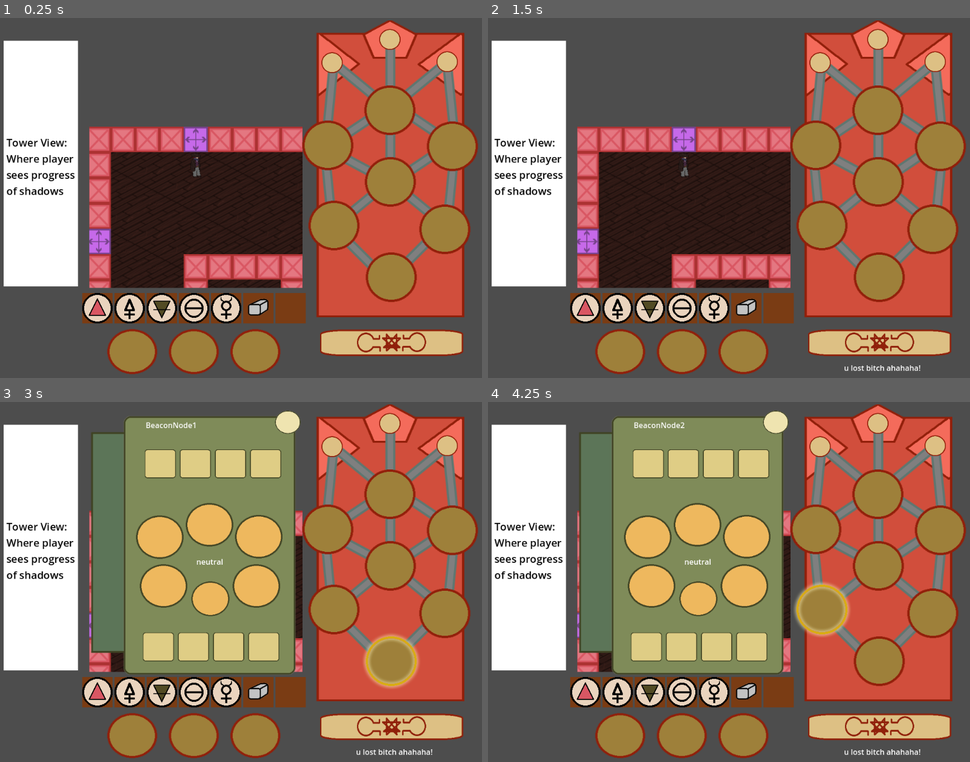
Above: before the commit, frames 1-4 (two rows, left to right).
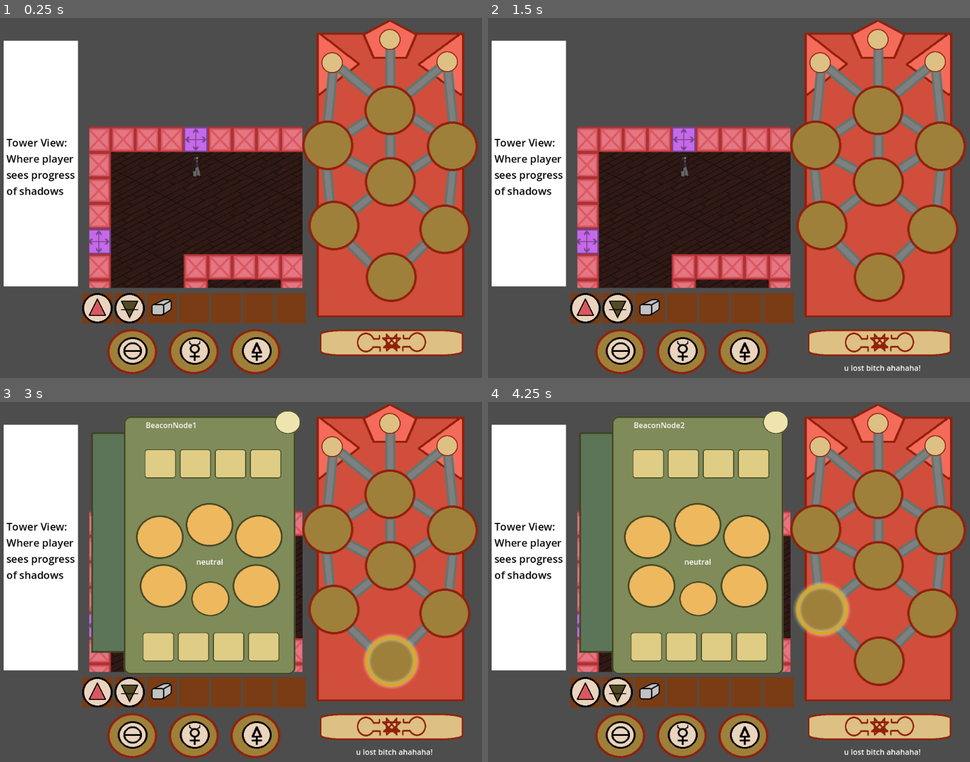
Above: after the commit, the same moments.

Repository: mccajd/Quintessential
Game: Godot game, scene res://Levels/beacon_puzzle_main.tscn
Two runs of this game, one before a commit and one after it. Both use one fixed random seed, a clock stepped at 60 frames per second and the inputs below. The engine's default icon, where the game draws it, is replaced by a stand-in: a white triangle on a blue panel in a dark square.
Inputs (mouse positions are in pixels of both pictures, inside the frame that each line leads up to):
- Up to frame 1 (0.25 s): no input
- Up to frame 2 (1.5 s): click (878, 342) at 0.5 s; click (878, 342) at 1.25 s
- Up to frame 3 (3 s): click (390, 726) at 2 s; tap Enter at 2.75 s; move the mouse to (390, 661) at 2.77 s; press the mouse at (390, 661) at 2.78 s
- Up to frame 4 (4.25 s): tap Space at 3.5 s; move the mouse to (820, 607) at 3.52 s; release the mouse at (820, 607) at 3.53 s; click (820, 607) at 3.6 s

The runs differ from the first frame. In frame 1, 2.7% of the frame differs, in the area x 24-57%, y 76-97%; in frame 2, 2.7%; in frame 3, 2.7%; in frame 4, 2.7%.

Commit message:
draggable primes

Diff:
--- a/Levels/beacon_puzzle_main.tscn
+++ b/Levels/beacon_puzzle_main.tscn
@@ -287,20 +287,43 @@
 [node name="ThreePrimesContainer" type="HBoxContainer" parent="MockUI"]
 offset_left = 223.0
 offset_top = 647.0
+offset_right = 622.0
+offset_bottom = 769.0
+scale = Vector2(0.977618, 0.902249)
+
+[node name="SaltContainer" type="CenterContainer" parent="MockUI/ThreePrimesContainer"]
+layout_mode = 2
+size_flags_horizontal = 3
+
+[node name="QuicksilverContainer" type="CenterContainer" parent="MockUI/ThreePrimesContainer"]
+layout_mode = 2
+size_flags_horizontal = 3
+
+[node name="SulfurContainer" type="CenterContainer" parent="MockUI/ThreePrimesContainer"]
+layout_mode = 2
+size_flags_horizontal = 3
+
+[node name="ThreePrimesContainerBackdrop" type="HBoxContainer" parent="MockUI"]
+offset_left = 223.0
+offset_top = 647.0
 offset_right = 618.0
 offset_bottom = 769.0
 scale = Vector2(0.977618, 0.902249)
-
-[node name="SaltContainer" type="TextureRect" parent="MockUI/ThreePrimesContainer"]
-layout_mode = 2
+mouse_filter = 2
+
+[node name="Slot1" type="TextureRect" parent="MockUI/ThreePrimesContainerBackdrop"]
+layout_mode = 2
+mouse_filter = 2
 texture = ExtResource("5_o6nu5")
 
-[node name="QuicksilverContainer" type="TextureRect" parent="MockUI/ThreePrimesContainer"]
-layout_mode = 2
+[node name="Slot2" type="TextureRect" parent="MockUI/ThreePrimesContainerBackdrop"]
+layout_mode = 2
+mouse_filter = 2
 texture = ExtResource("5_o6nu5")
 
-[node name="SulfurContainer" type="TextureRect" parent="MockUI/ThreePrimesContainer"]
-layout_mode = 2
+[node name="Slot3" type="TextureRect" parent="MockUI/ThreePrimesContainerBackdrop"]
+layout_mode = 2
+mouse_filter = 2
 texture = ExtResource("5_o6nu5")
 
 [node name="PlayerView" type="SubViewportContainer" parent="MockUI"]
--- a/Scripts/inventory_items.gd
+++ b/Scripts/inventory_items.gd
@@ -44,7 +44,42 @@
 
 	for i in inventory_items.size():
 		var item = inventory_items[i]
+		if _is_prime(item):
+			_set_prime(item, i)
+			continue
 		var new_item = ItemDraggable.new(item.item_key, item.slot_id, i)
 		new_item.from_inventory = true
 
 		box.add_child(new_item)
+
+
+func _is_prime(item):
+	return Items.itemDB[item.item_key].type == Item.ItemType.Prime
+
+
+func _set_prime(item, i):
+	var container_name = ""
+	match item.item_key:
+		"salt":
+			container_name = "SaltContainer"
+		"quicksilver":
+			container_name = "QuicksilverContainer"
+		"sulfur":
+			container_name = "SulfurContainer"
+		_:
+			# surprise surprise, godot doesn't actually seem to have a throw keyword
+			print("how the hell?")
+			return
+	var container: HBoxContainer = get_parent().get_node("MockUI/ThreePrimesContainer")
+	var prime_container = container.get_node(container_name)
+
+	# clear current container
+	for child in prime_container.get_children():
+		child.queue_free()
+
+	var new_item = ItemDraggable.new(item.item_key, item.slot_id, i)
+	new_item.is_prime = true
+	new_item.from_inventory = true
+	new_item.z_index = 1
+
+	prime_container.add_child(new_item)
--- a/Scripts/item_draggable.gd
+++ b/Scripts/item_draggable.gd
@@ -3,8 +3,9 @@
 class_name ItemDraggable
 
 @export var from_inventory: bool = false
+var is_prime: bool = false
 
-var item_key: String
+@export var item_key: String
 var item_slot
 var item_position: int
 
@@ -21,8 +22,9 @@
 func _ready():
 	var item = Items.itemDB.get(item_key)
 	texture = load(item.sprite)
-	stretch_mode = TextureRect.STRETCH_KEEP_ASPECT
-	expand_mode = TextureRect.EXPAND_FIT_WIDTH if from_inventory else TextureRect.EXPAND_FIT_HEIGHT
+	if !is_prime:
+		stretch_mode = TextureRect.STRETCH_KEEP_ASPECT
+		expand_mode = TextureRect.EXPAND_FIT_WIDTH if from_inventory else TextureRect.EXPAND_FIT_HEIGHT
 
 	# reduce sprite opacity if filled
 	if item_slot != null:
@@ -41,7 +43,6 @@
 
 func _on_mouse_exited():
 	pass
-	#item_hovered.emit(null)
 
 
 func _get_drag_data(_position):
